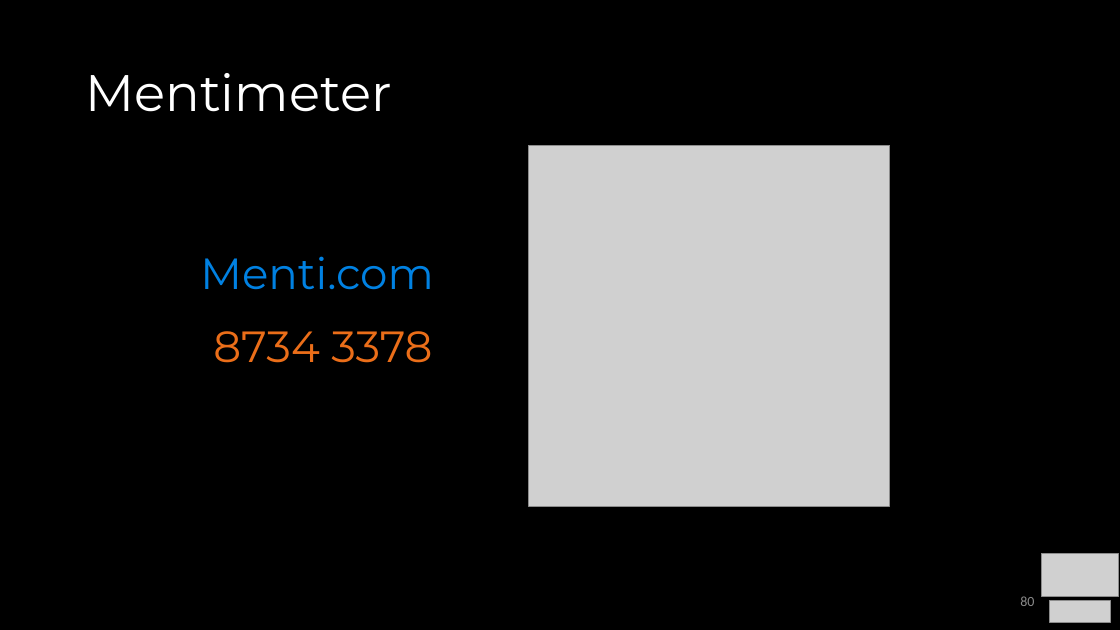
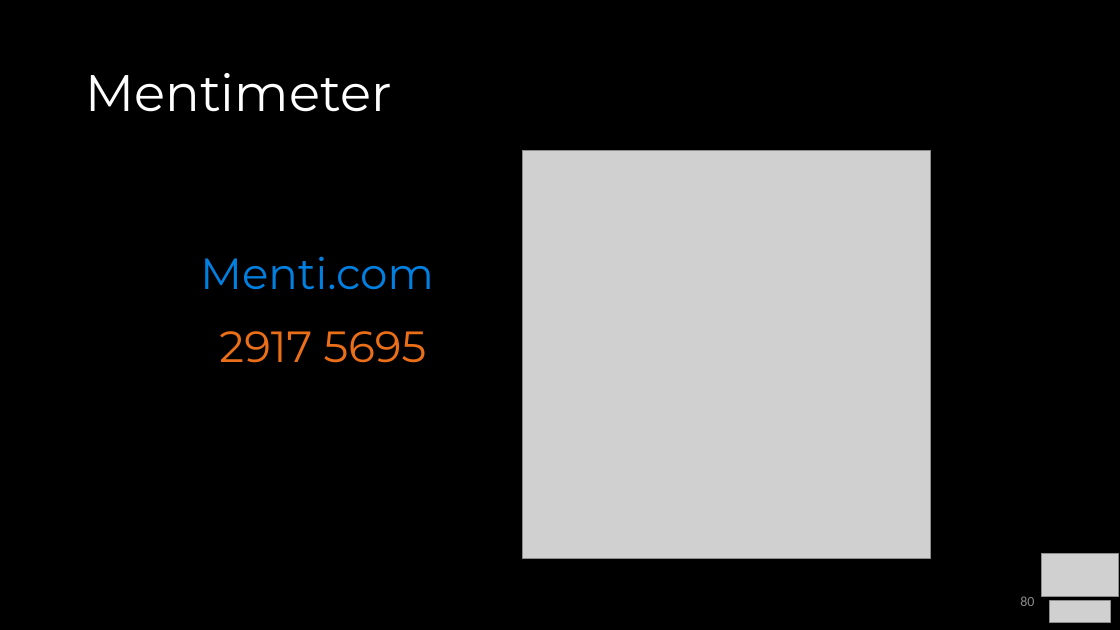
Before and after one commit to COP3530/Instructional-Content, a slide deck: slide 80 of Slides/Slides-PPT/7 - Sets, Maps, HashTables.pptx. Drawn at 1120x630 pixels with LibreOffice and Linux fonts; fonts in the diff are those of the drawing; grey boxes stand for pictures. Boxes give left, top, right and bottom in pixels: in the first picture for what was removed or moved away, otherwise in the second. Text is boxed around its words. In the diff, an @@ line names an element or a change of style, - is before the commit and + after.

```diff
--- a/Slides/Slides-PPT/7 - Sets, Maps, HashTables.pptx
+++ b/Slides/Slides-PPT/7 - Sets, Maps, HashTables.pptx
@@ picture: place and size @@
-picture at (528,145,890,507)
+picture at (523,150,931,559)
@@ text at (219,331,427,363): text changed @@
-8734 3378
+2917 5695
```
Also in this commit, not shown: 5 slides added, 1 other file.
